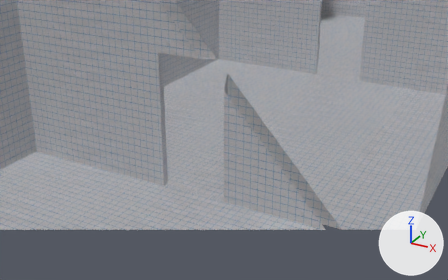
A saved change to the Blender file blender_models/Box.blend.
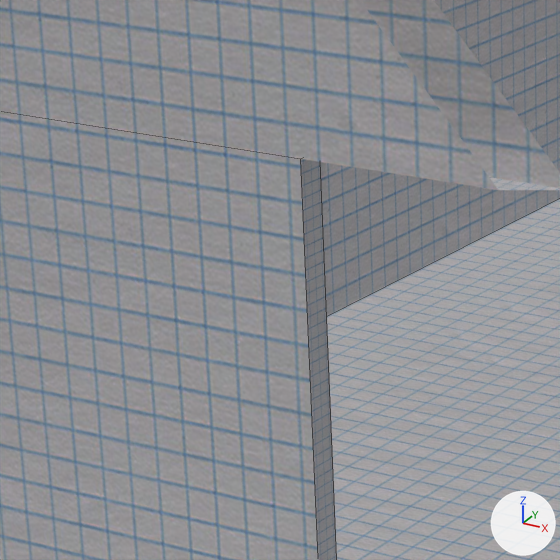
The first picture shows the older version from a 50 mm lens placed at (24.14, -3.62, 4.25), pointed at (20.35, 3.27, 0.8). The close-ups show both versions on the part from 21% to 48% of the width and 6% to 50% of the height of that picture. Arrows for +X, +Y and +Z are at lower right; the lights stay in place. The close-ups show mesh edges as thin lines. Everything nearer to the camera than a plane just in front of the edit is cut away.

In view in the first close-up: 'Room2'.
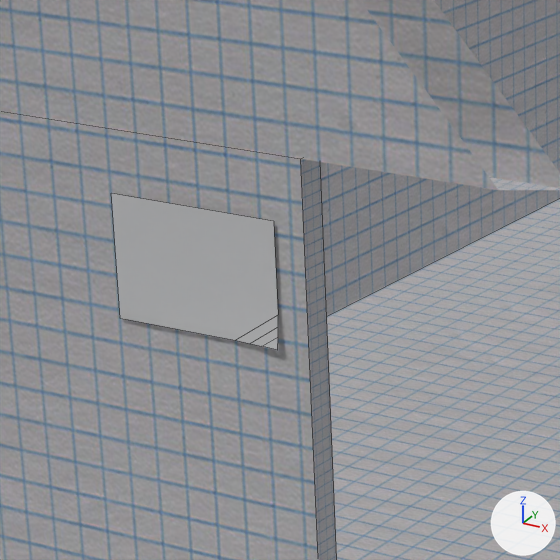
What differs and where, as boxes (x1, y1, x2, y2) in the close-ups (560 x 560 px):
'BridgeInstruction', added
    after: (111, 193, 278, 350)

What changed in the scene script:
```text
Add mat_bridgeinstruction:
    mat_bridgeinstruction = principled_material('BridgeInstruction')
    mat_bridgeinstruction.base_color = (0.8, 0.8, 0.8)  # white #e7e7e7
    mat_bridgeinstruction.roughness = 1.0
    mat_bridgeinstruction.specular_ior_level = 0.1
Add me_plane_007:
    me_plane_007.from_pydata([(0.3, -0.012, -0.2), (0.3, 0.0, 0.2), (-0.3, 0.0, -0.2), (-0.3, 0.0, 0.2), (0.137, 0.0, -0.2), (0.192, -0.002, -0.2), (0.239, -0.006, -0.2), (0.3, -0.006, -0.159), (0.3, -0.002, -0.128), (0.3, 0.0, -0.091)], [], [(9, 1, 3, 2, 4), (0, 7, 6), (7, 8, 5, 6), (8, 9, 4, 5)])
    me_plane_007.polygons.foreach_set('use_smooth', [True] * 4)
    me_plane_007.materials.append(mat_bridgeinstruction)  # its picture is missing
Add ob_bridgeinstruction:
    ob_bridgeinstruction = bpy.data.objects.new('BridgeInstruction', me_plane_007)
    ob_bridgeinstruction.location = (19.1, 2.99, 1.6)
```
